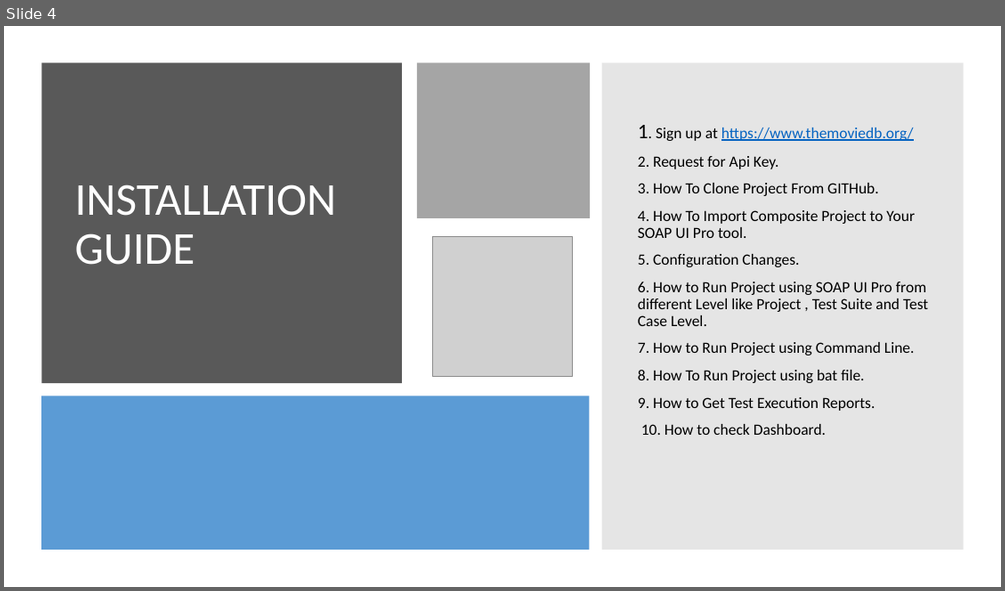
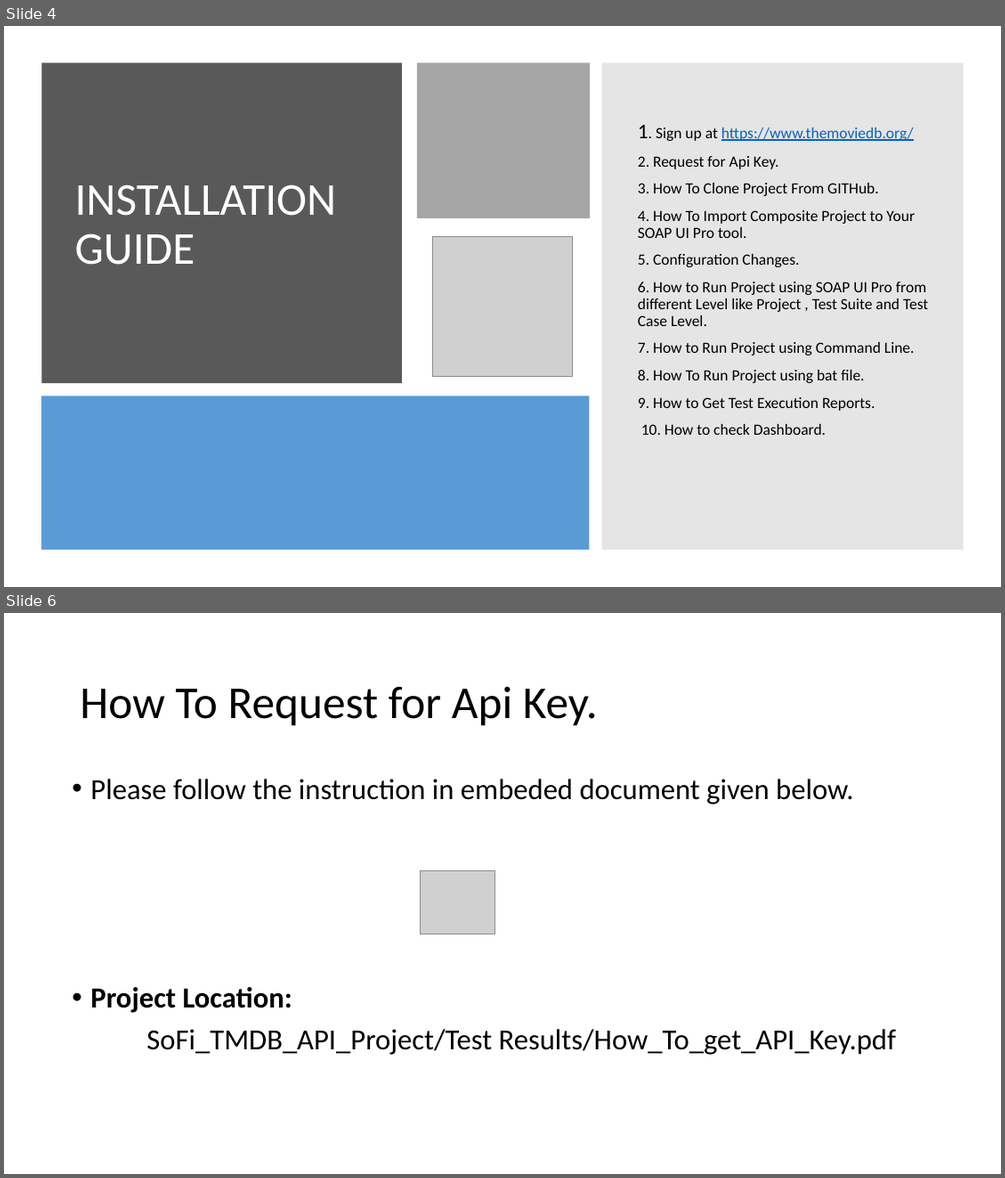
Before and after one commit to arpans2112/SoFi_TMDB_API_Project, a slide deck: SoFi TMDB Api Project User Guide.pptx. Shown one above the other, each under a label of ours: slide 4 before the commit, slides 4 and 6 after it; the slides between them are not shown. The pictures are 1005x591 and 1005x1178 pixels, drawn with LibreOffice and Linux fonts; fonts in the diff are those of the drawing; grey boxes stand for pictures. Boxes give left, top, right and bottom in pixels: in the first picture for what was removed or moved away, otherwise in the second. Text is boxed around its words. In the diff, an @@ line names an element or a change of style, - is before the commit and + after.

Commit message:
adding User Manuals in the Project

```diff
--- a/SoFi TMDB Api Project User Guide.pptx
+++ b/SoFi TMDB Api Project User Guide.pptx
@@ slide 6 added at [4, 613, 1001, 1174], background #FFFFFF @@
@@ title added at [80, 686, 598, 726], 44 pt, text #000000 @@
+How To Request for Api Key.
@@ text added at [90, 779, 896, 1054], 28 pt, text #000000 @@
+• Please follow the instruction in embeded document given below.
+• Project Location:
+SoFi_TMDB_API_Project/Test Results/How_To_get_API_Key.pdf
@@ picture added at [420, 870, 494, 933] @@
```
Also in this commit, not shown: 1 other slide added, 4 other files.
